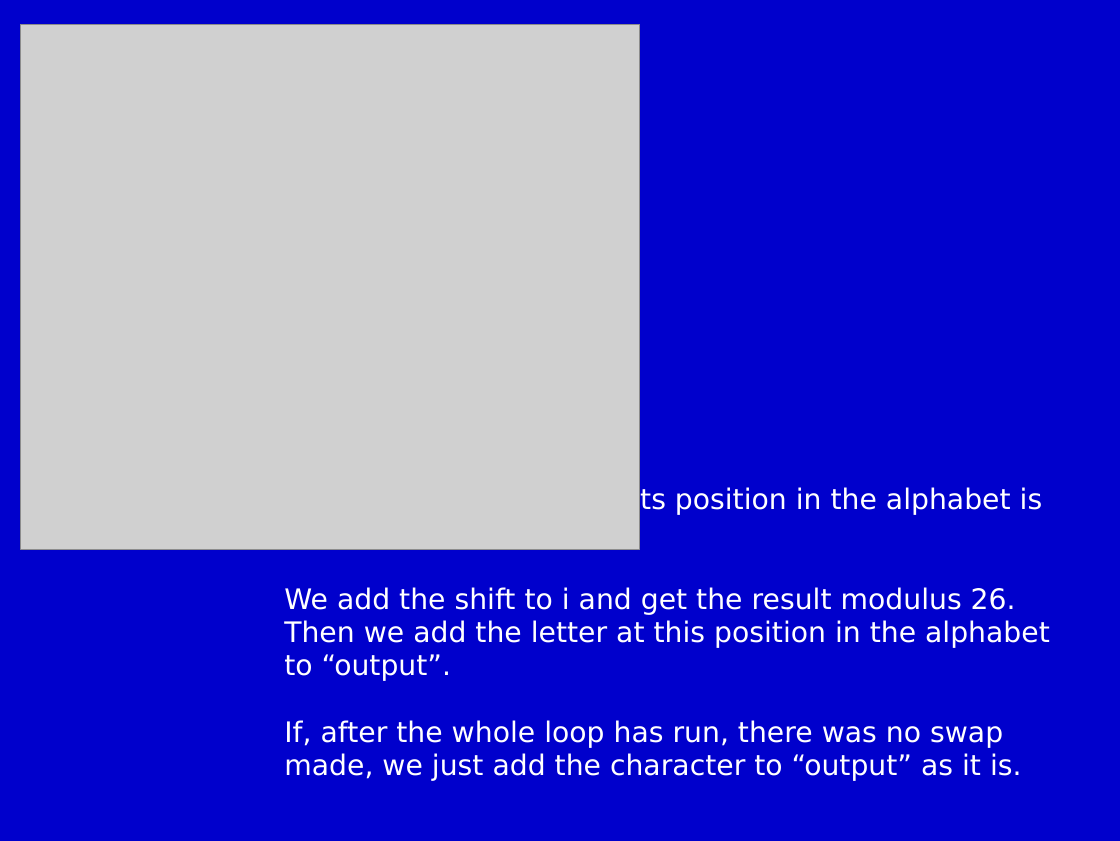
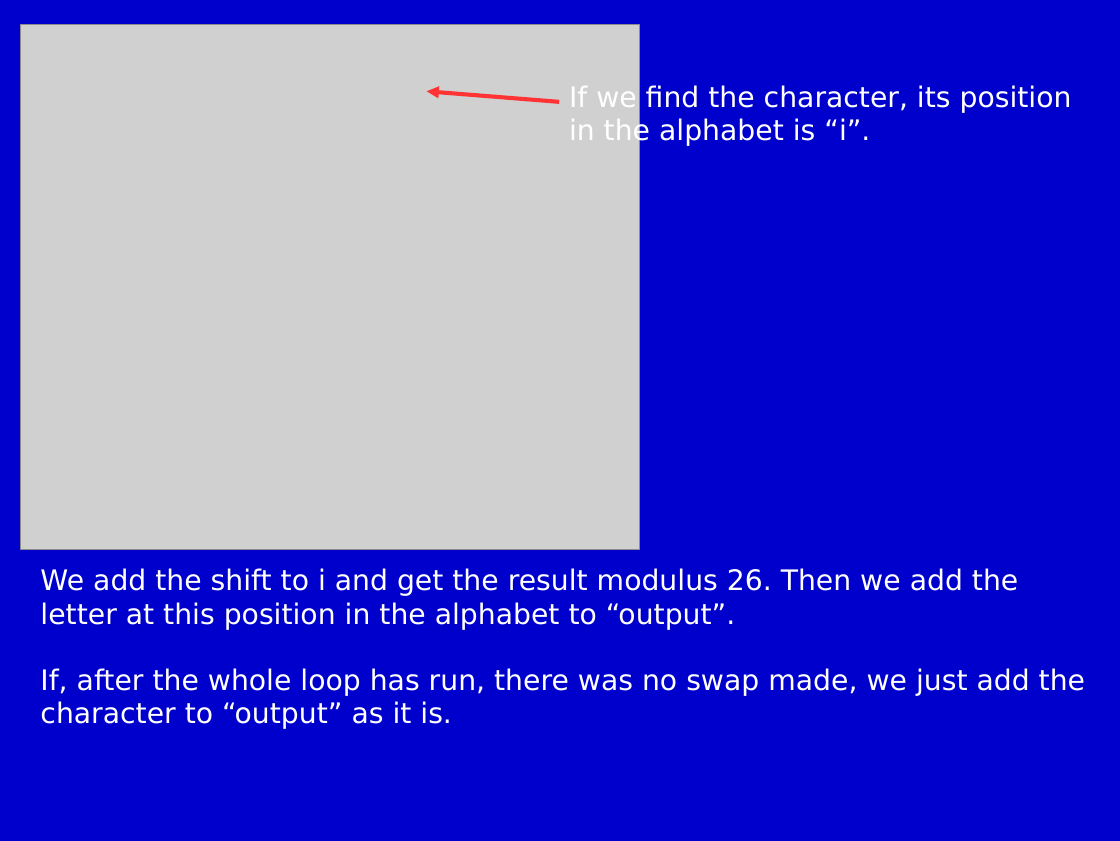
Before and after one commit to m-tranter/cathedral, a slide deck: slide 9 of scratch/scratch8.ppt (slide 8 before the commit). Drawn at 1120x841 pixels with LibreOffice and Linux fonts; fonts in the diff are those of the drawing; grey boxes stand for pictures. Boxes give left, top, right and bottom in pixels: in the first picture for what was removed or moved away, otherwise in the second. Text is boxed around its words. In the diff, an @@ line names an element or a change of style, - is before the commit and + after.

```diff
--- a/scratch/scratch8.ppt
+++ b/scratch/scratch8.ppt
@@ text added at bbox=[569, 85, 1072, 147], 20 pt, text #FFFFFF @@
+If we find the character, its position in the alphabet is “i”.
@@ arrow added from (559, 102) to (427, 91), #FF3333 2.89 pt @@
@@ text at bbox=[284, 486, 1043, 549]: paragraph removed @@
-If we find the character, its position in the alphabet is “i”.
@@ text "We add the shift to ...": place and size @@
-text "We add the shift to ..." at bbox=[284, 486, 1050, 781]
+text "We add the shift to ..." at bbox=[40, 568, 1085, 729]
```
Also in this commit, not shown: 4 other slides changed, 1 slide added, 3 other files.
